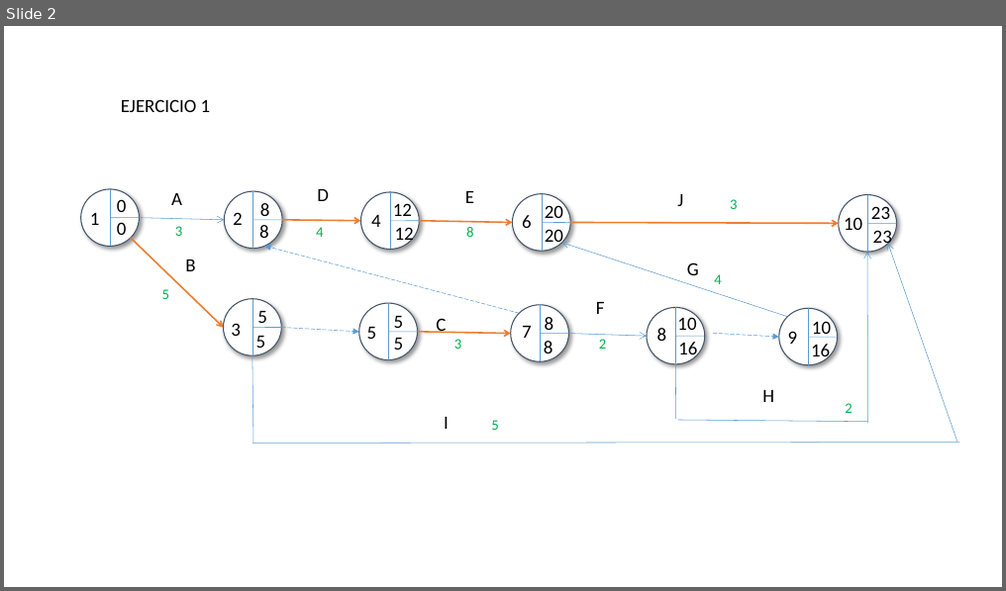
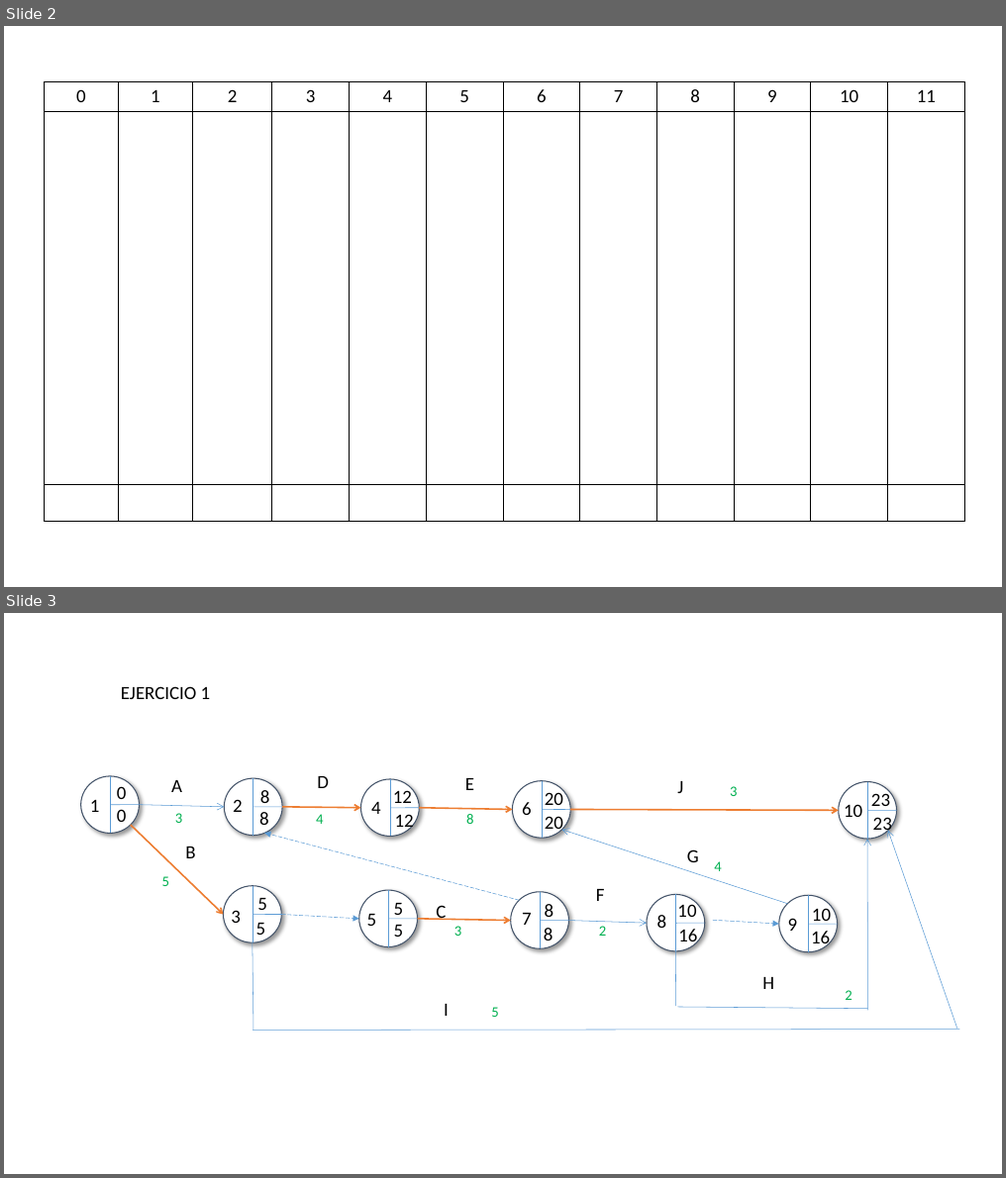
Before and after one commit to miparnisari/modelos2fiuba, a slide deck: tp3-proyectos/Imagenes.pptx. Shown one above the other, each under a label of ours: slide 2 before the commit, slides 2 and 3 after it. The pictures are 1006x591 and 1006x1178 pixels, drawn with LibreOffice and Linux fonts; fonts in the diff are those of the drawing. Boxes give left, top, right and bottom in pixels: in the first picture for what was removed or moved away, otherwise in the second. Text is boxed around its words. In the diff, an @@ line names an element or a change of style, - is before the commit and + after.

```diff
--- a/tp3-proyectos/Imagenes.pptx
+++ b/tp3-proyectos/Imagenes.pptx
@@ slide 2 added at bbox=[4, 26, 1002, 587], background #FFFFFF @@
@@ table added at bbox=[45, 81, 966, 521], 3 rows, 12 columns @@
+0 | 1 | 2 | 3 | 4 | 5 | 6 | 7 | 8 | 9 | 10 | 11
+ |  |  |  |  |  |  |  |  |  |  | 
+ |  |  |  |  |  |  |  |  |  |  | 
@@ what was slide 2 is now slide 3 @@
```
Also in this commit, not shown: 2 slides changed, 2 other slides added, 6 other files.
